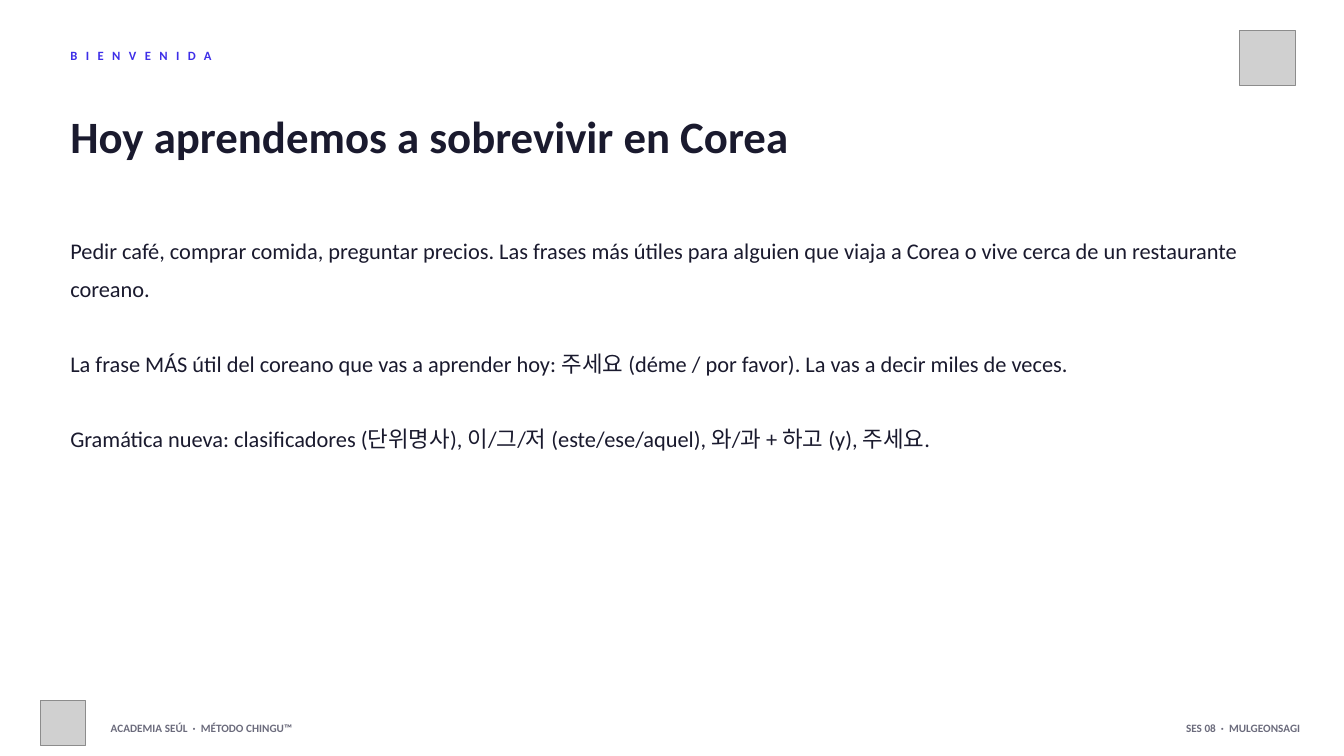
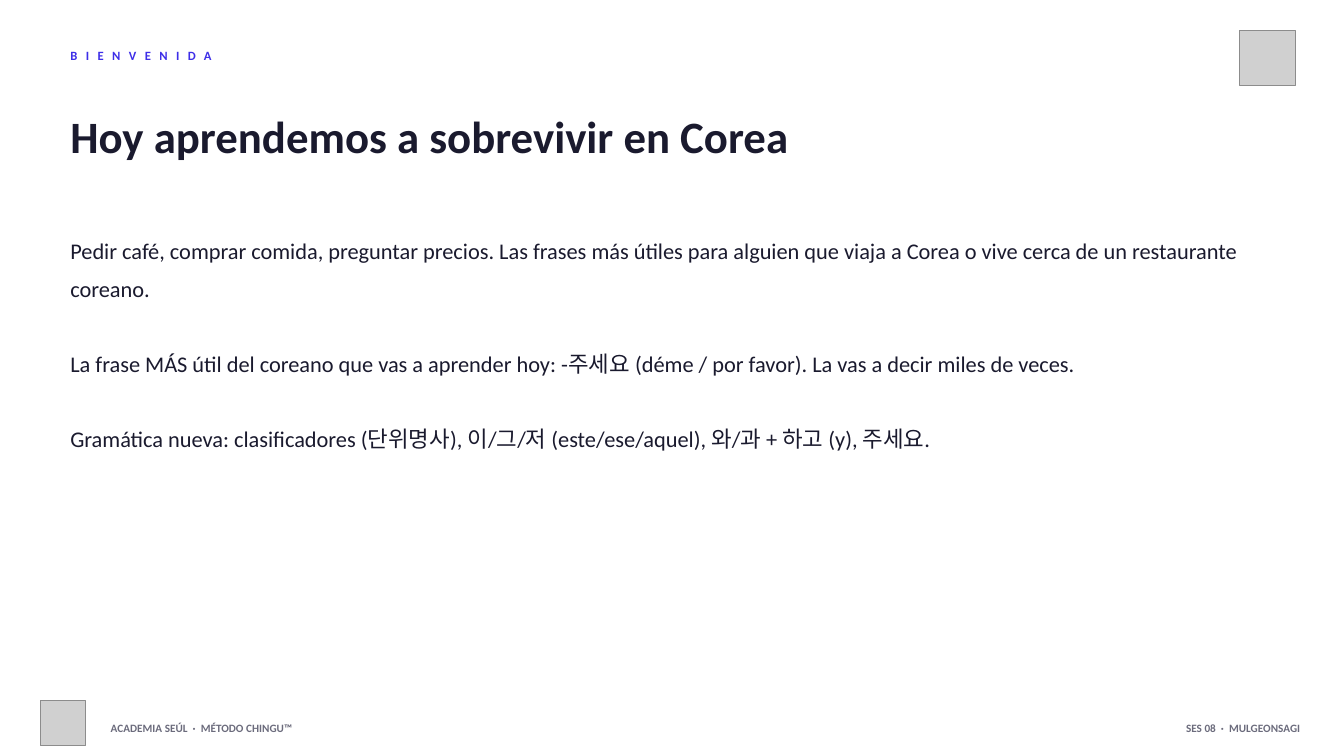
Before and after one commit to academiaseul/ACADEMIASEULWEB, a slide deck: slide 2 of A1_Nivel_1/08_Comprar/Sesion_08_Comprar.pptx. Drawn at 1344x756 pixels with LibreOffice and Linux fonts; fonts in the diff are those of the drawing; grey boxes stand for pictures. Boxes give left, top, right and bottom in pixels: in the first picture for what was removed or moved away, otherwise in the second. Text is boxed around its words. In the diff, an @@ line names an element or a change of style, - is before the commit and + after.

```diff
--- a/A1_Nivel_1/08_Comprar/Sesion_08_Comprar.pptx
+++ b/A1_Nivel_1/08_Comprar/Sesion_08_Comprar.pptx
@@ text at (70,353,1074,376): text changed @@
-La frase MÁS útil del coreano que vas a aprender hoy: 주세요 (déme / por favor). La vas a decir miles de veces.
+La frase MÁS útil del coreano que vas a aprender hoy: -주세요 (déme / por favor). La vas a decir miles de veces.
```
Also in this commit, not shown: 3 other slides changed, 15 other files.
